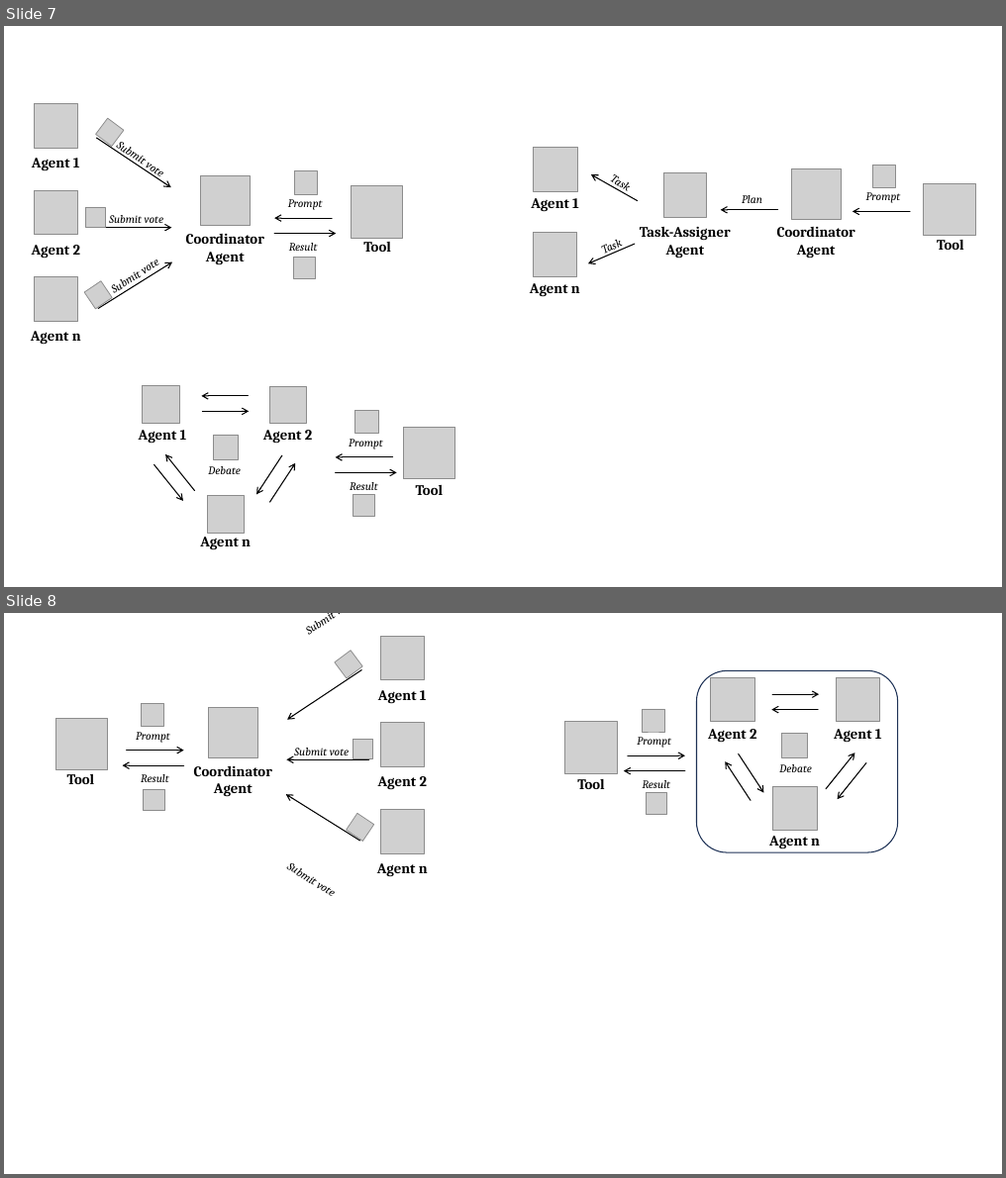
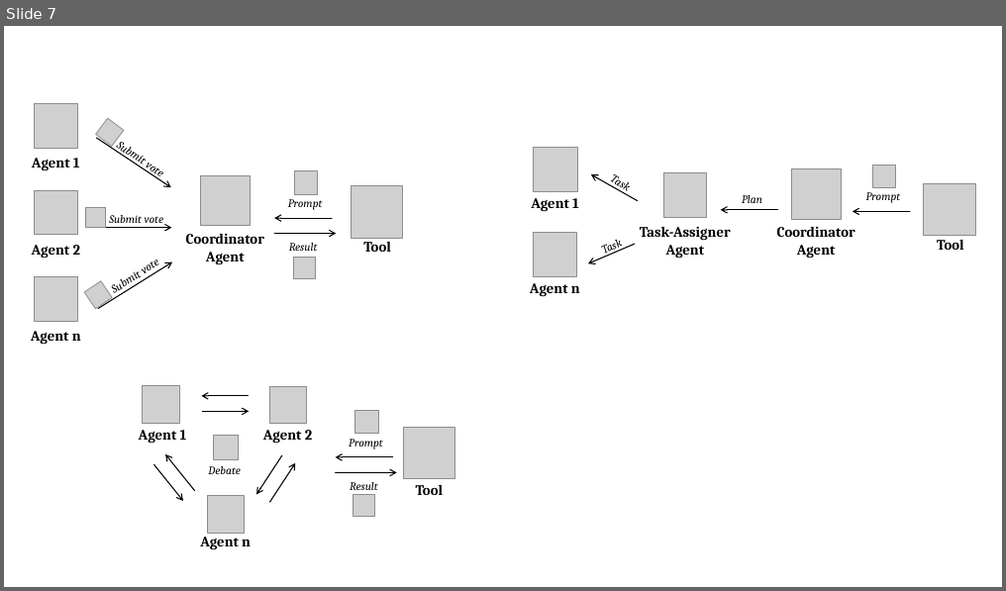
Before and after one commit to IvanComp/AP4Fed, a slide deck: Agent/ICSA26.pptx. Shown one above the other, each under a label of ours: slides 7 and 8 before the commit, slide 7 after it. The pictures are 1006x1178 and 1006x591 pixels, drawn with LibreOffice and Linux fonts; fonts in the diff are those of the drawing; grey boxes stand for pictures. Boxes give left, top, right and bottom in pixels: in the first picture for what was removed or moved away, otherwise in the second. Text is boxed around its words. In the diff, an @@ line names an element or a change of style, - is before the commit and + after.

```diff
--- a/Agent/ICSA26.pptx
+++ b/Agent/ICSA26.pptx
@@ slide 8 removed at box(4, 613, 1002, 1174), background #FFFFFF @@
@@ group removed at box(55, 636, 428, 877): 10 pictures, 10 texts, 5 arrows @@
-Coordinator
-Agent
-Agent 1
-Agent 2
-Agent n
-Submit vote
-Result
-Prompt
-Tool
-Submit vote
-Submit vote
@@ group removed at box(565, 670, 898, 853): 8 arrows, 7 pictures, 7 texts, 1 rounded rectangle @@
-Agent 1
-Agent 2
-Agent n
-Result
-Prompt
-Debate
-Tool
```
Also in this commit, not shown: 1 slide added, 17 other files.
